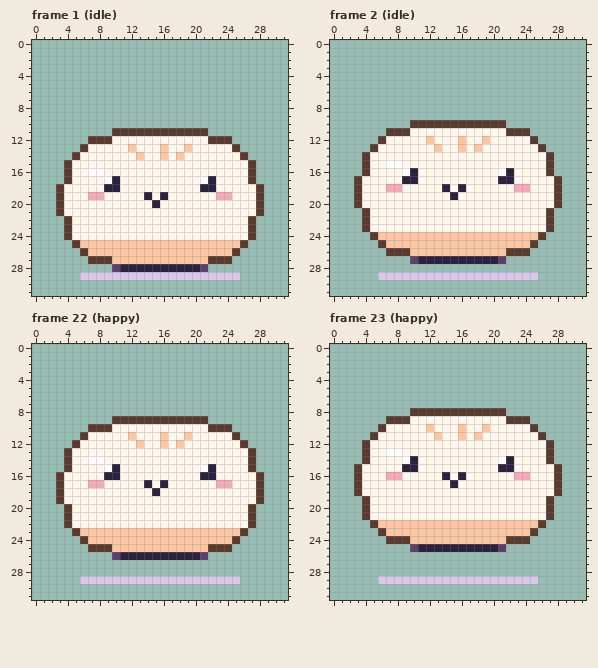
Pixel-art file, stored at art/characters/bakery/dumpling.aseprite. Above: the version before the commit.
32x32 pixels, 36 frames. Shown: frame 1 (idle), frame 2 (idle), frame 22 (happy), frame 23 (happy). The commit also changed other frames, which this record leaves out.
Now the later version:
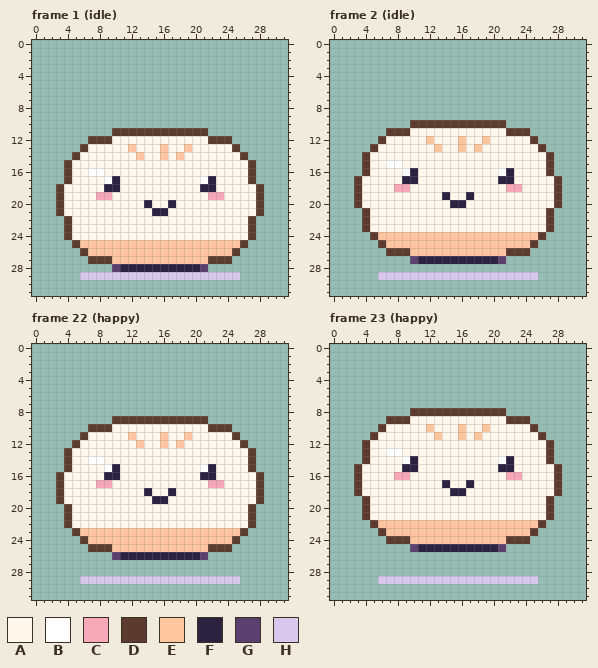
Palette (. is transparent): A #fff7ec  B #ffffff  C #f7a8b8  D #5c3a2e  E #ffc59e  F #2b2140  G #5b3f6e  H #d9c8ee
Diff:
layer "face" added
Frame 1 (idle), layers "face", "pet":
Colour C gives way to colour A in row 19 at x 7 and 24.
Colour F gives way to colour A in row 19 at x 14 and 16; in row 20 at x 15.
Colour A gives way to colour C in row 19 at x 9 and 22.
Colour A gives way to colour F in row 20 at x 14 and 17; in row 21 at x 15 to 16.
Frame 2 (idle), layers "face", "pet":
Colour C gives way to colour A in row 18 at x 7 and 24.
Colour F gives way to colour A in row 18 at x 14 and 16; in row 19 at x 15.
Colour A gives way to colour C in row 18 at x 9 and 22.
Colour A gives way to colour F in row 19 at x 14 and 17; in row 20 at x 15 to 16.
Frame 22 (happy), layers "face", "pet":
Colour C gives way to colour A in row 17 at x 7 and 24.
Colour F gives way to colour A in row 17 at x 14 and 16; in row 18 at x 15.
Colour A gives way to colour C in row 17 at x 9 and 22.
Colour A gives way to colour F in row 18 at x 14 and 17; in row 19 at x 15 to 16.
Frame 23 (happy), layers "face", "pet":
Colour C gives way to colour A in row 16 at x 7 and 24.
Colour F gives way to colour A in row 16 at x 14 and 16; in row 17 at x 15.
Colour A gives way to colour C in row 16 at x 9 and 22.
Colour A gives way to colour F in row 17 at x 14 and 17; in row 18 at x 15 to 16.
Changed places in both pictures, as pixel boxes (x1, y1, x2, y2):
changed: (88, 192, 176, 216)
changed: (208, 192, 232, 200)
changed: (386, 184, 474, 208)
changed: (506, 184, 530, 192)
changed: (88, 480, 176, 504)
changed: (208, 480, 232, 488)
changed: (386, 472, 474, 496)
changed: (506, 472, 530, 480)
